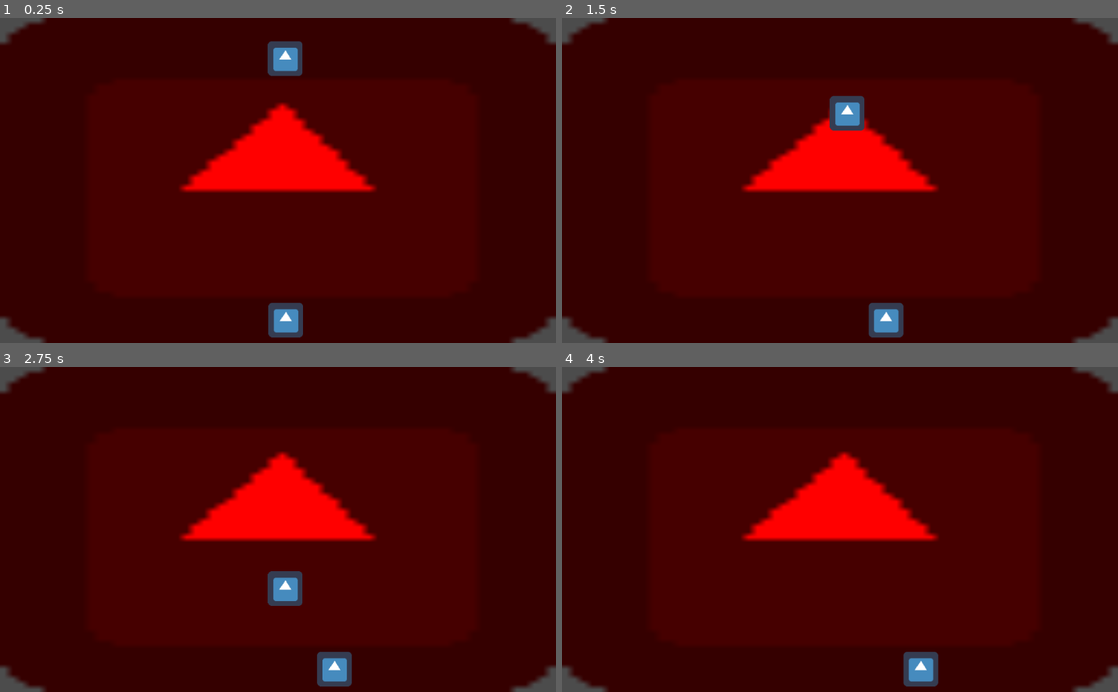
Above: before the commit, frames 1-4 (two rows, left to right).
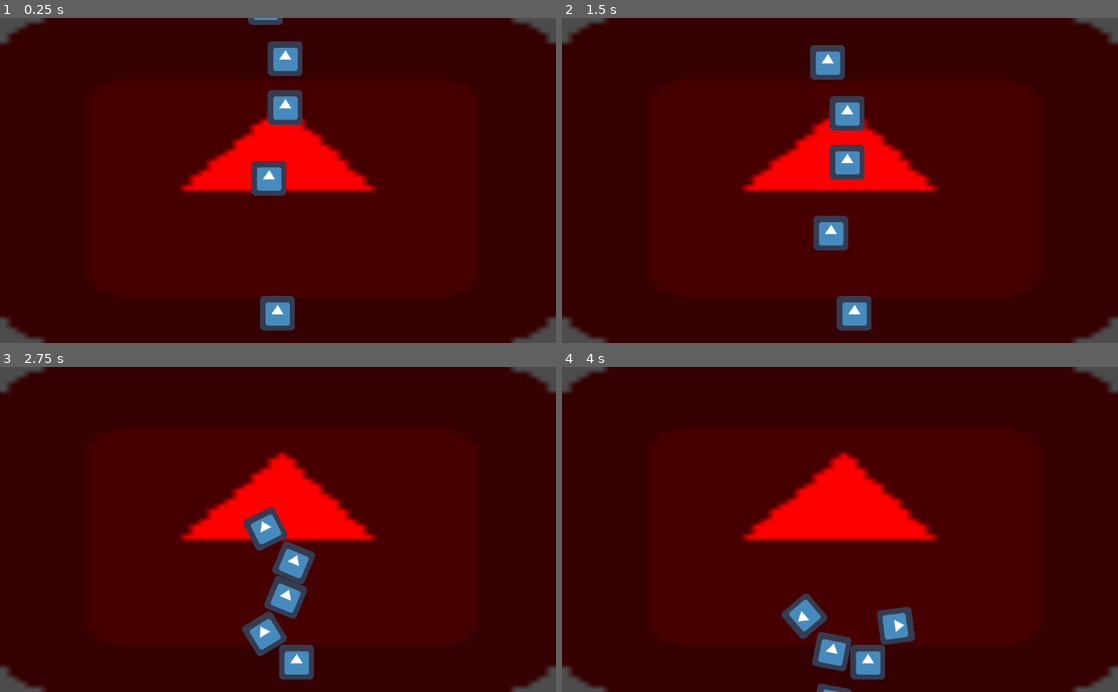
Above: after the commit, the same moments.

Repository: ludum-rlyeh/LD49-Unstable
Game: Godot game, scene res://Scenes/Main.tscn
Same seed, same stepped clock (60 frames per second), same inputs: the game is played once before the commit and once after it. The engine's default icon, where the game draws it, is replaced by a stand-in: a white triangle on a blue panel in a dark square.
Inputs:
- Up to frame 1 (0.25 s): no input
- Up to frame 2 (1.5 s): hold Right (ui_right) 0.53-1.28 s; hold Left (ui_left) from 1.28 s (still down)
- Up to frame 3 (2.75 s): release Left (ui_left) at 2.03 s; hold Right (ui_right) from 2.03 s (still down)
- Up to frame 4 (4 s): release Right (ui_right) at 3.53 s; hold Left (ui_left) from 3.53 s (still down)

The runs differ from the first frame. In frame 1, 2.3% of the frame differs, in the area x 44-55%, y 0-99%; in frame 2, 3.3%; in frame 3, 3.8%, in the area x 43-64%, y 42-99%; in frame 4, 3.4%.

Commit message:
movable player

Diff:
--- a/Scenes/Main.tscn
+++ b/Scenes/Main.tscn
@@ -1,12 +1,12 @@
 [gd_scene load_steps=5 format=2]
 
-[ext_resource path="res://Scenes/Perso.tscn" type="PackedScene" id=1]
+[ext_resource path="res://Scenes/Player.tscn" type="PackedScene" id=1]
 [ext_resource path="res://icon.png" type="Texture" id=2]
 
-[sub_resource type="PhysicsMaterial" id=2]
+[sub_resource type="PhysicsMaterial" id=1]
 rough = true
 
-[sub_resource type="RectangleShape2D" id=1]
+[sub_resource type="RectangleShape2D" id=2]
 extents = Vector2( 32, 32 )
 
 [node name="Main" type="Node"]
@@ -17,16 +17,45 @@
 scale = Vector2( 16, 9.375 )
 texture = ExtResource( 2 )
 
-[node name="Perso" parent="." instance=ExtResource( 1 )]
-position = Vector2( 526, 522 )
-speed = Vector2( 128, 0 )
-
 [node name="RigidBody2D" type="RigidBody2D" parent="."]
 position = Vector2( 525.369, 72 )
-physics_material_override = SubResource( 2 )
+physics_material_override = SubResource( 1 )
 
 [node name="icon" type="Sprite" parent="RigidBody2D"]
 texture = ExtResource( 2 )
 
 [node name="CollisionShape2D" type="CollisionShape2D" parent="RigidBody2D"]
-shape = SubResource( 1 )
+shape = SubResource( 2 )
+
+[node name="RigidBody2D2" type="RigidBody2D" parent="."]
+position = Vector2( 525.369, 162 )
+physics_material_override = SubResource( 1 )
+
+[node name="icon" type="Sprite" parent="RigidBody2D2"]
+texture = ExtResource( 2 )
+
+[node name="CollisionShape2D" type="CollisionShape2D" parent="RigidBody2D2"]
+shape = SubResource( 2 )
+
+[node name="RigidBody2D3" type="RigidBody2D" parent="."]
+position = Vector2( 495.369, 293 )
+physics_material_override = SubResource( 1 )
+
+[node name="icon" type="Sprite" parent="RigidBody2D3"]
+texture = ExtResource( 2 )
+
+[node name="CollisionShape2D" type="CollisionShape2D" parent="RigidBody2D3"]
+shape = SubResource( 2 )
+
+[node name="RigidBody2D4" type="RigidBody2D" parent="."]
+position = Vector2( 489.369, -22 )
+physics_material_override = SubResource( 1 )
+
+[node name="icon" type="Sprite" parent="RigidBody2D4"]
+texture = ExtResource( 2 )
+
+[node name="CollisionShape2D" type="CollisionShape2D" parent="RigidBody2D4"]
+shape = SubResource( 2 )
+
+[node name="Node2D" parent="." instance=ExtResource( 1 )]
+position = Vector2( 511, 545 )
--- a/Scenes/Perso.tscn
+++ /dev/null
@@ -1,20 +0,0 @@
-[gd_scene load_steps=4 format=2]
-
-[ext_resource path="res://icon.png" type="Texture" id=1]
-[ext_resource path="res://Scripts/Perso.gd" type="Script" id=2]
-
-[sub_resource type="RectangleShape2D" id=1]
-extents = Vector2( 33.1912, 2.40073 )
-
-[node name="Perso" type="Node2D"]
-script = ExtResource( 2 )
-
-[node name="StaticBody2D" type="KinematicBody2D" parent="."]
-
-[node name="CollisionShape2D" type="CollisionShape2D" parent="StaticBody2D"]
-position = Vector2( -0.630676, 0.210224 )
-shape = SubResource( 1 )
-
-[node name="icon" type="Sprite" parent="."]
-position = Vector2( 0.320984, 35.6365 )
-texture = ExtResource( 1 )
--- /dev/null
+++ b/Scenes/Player.tscn
@@ -0,0 +1,17 @@
+[gd_scene load_steps=4 format=2]
+
+[ext_resource path="res://icon.png" type="Texture" id=1]
+[ext_resource path="res://Scripts/Player.gd" type="Script" id=2]
+
+[sub_resource type="RectangleShape2D" id=1]
+extents = Vector2( 31, 31 )
+
+[node name="Player" type="KinematicBody2D"]
+script = ExtResource( 2 )
+speed = Vector2( 50, 0 )
+
+[node name="Sprite" type="Sprite" parent="."]
+texture = ExtResource( 1 )
+
+[node name="CollisionShape2D" type="CollisionShape2D" parent="."]
+shape = SubResource( 1 )
--- a/Scripts/Perso.gd
+++ b/Scripts/Player.gd
@@ -1,6 +1,9 @@
-extends Node2D
+extends KinematicBody2D
 
 export (Vector2) var speed = Vector2(20, 0)
+
+func _init():
+	set_process(true)
 
 func _process(delta):
 	if Input.is_action_pressed("ui_right"):
